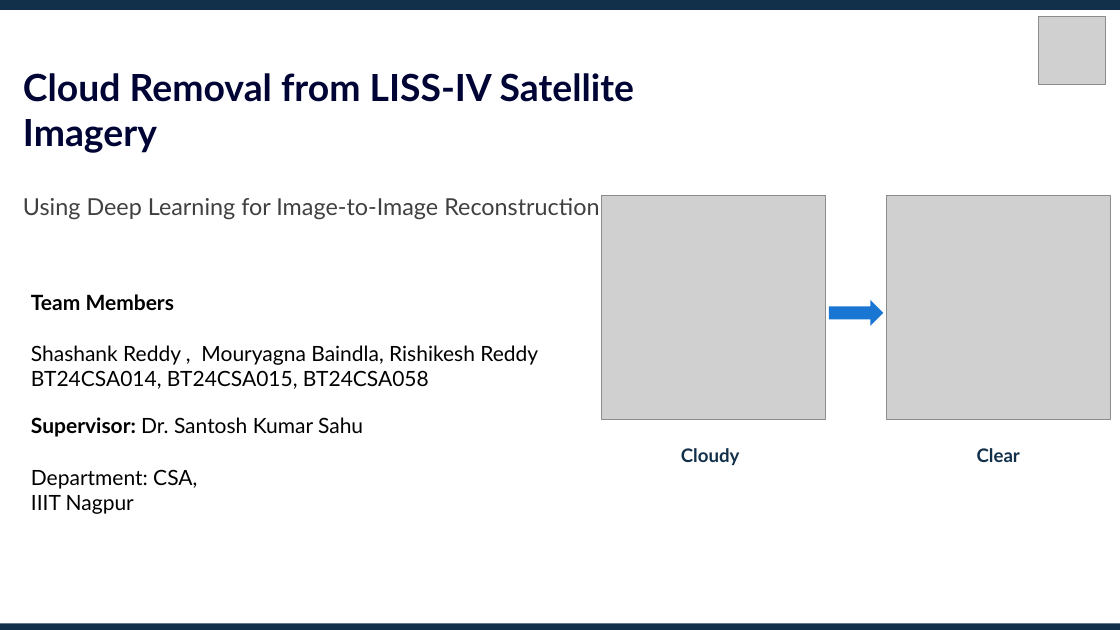
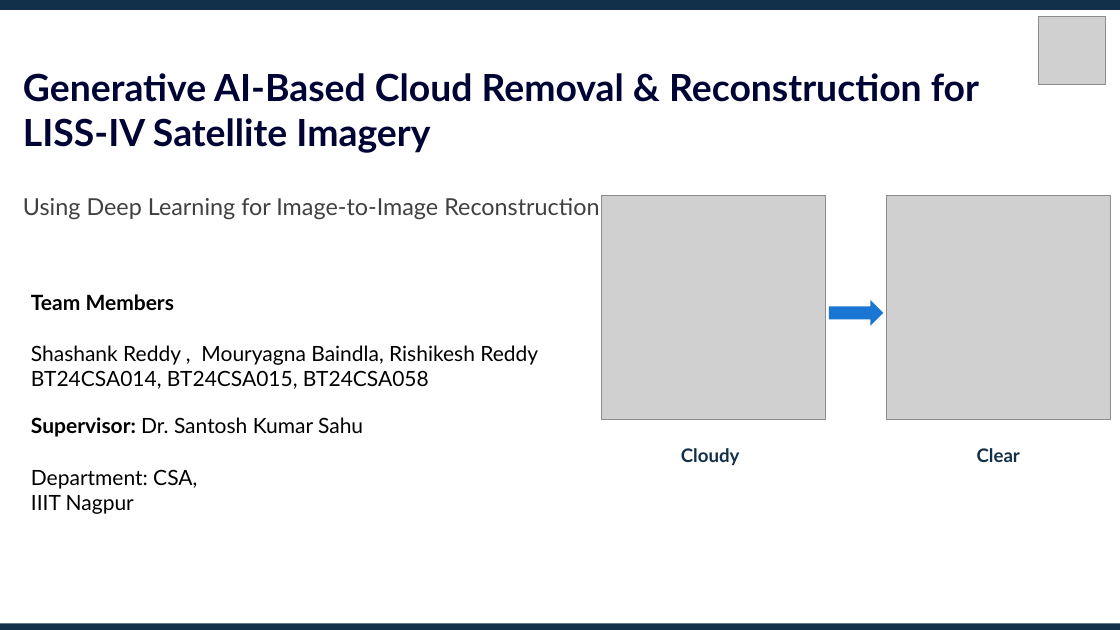
Before and after one commit to Mouryagna/Generative-AI-Based-Cloud-Removal-and-Reconstruction-for-LISS-IV-Satellite-Imagery, a slide deck: slide 1 of Presentation1.pptx. Drawn at 1120x630 pixels with LibreOffice and Linux fonts; fonts in the diff are those of the drawing; grey boxes stand for pictures. Boxes give left, top, right and bottom in pixels: in the first picture for what was removed or moved away, otherwise in the second. Text is boxed around its words. In the diff, an @@ line names an element or a change of style, - is before the commit and + after.

```diff
--- a/Presentation1.pptx
+++ b/Presentation1.pptx
@@ text at (x1=23, y1=73, x2=979, y2=153): text changed @@
-Cloud Removal from LISS-IV Satellite Imagery
+Generative AI-Based Cloud Removal & Reconstruction for LISS-IV Satellite Imagery
```
Also in this commit, not shown: 3 other slides changed, 1 other file.
